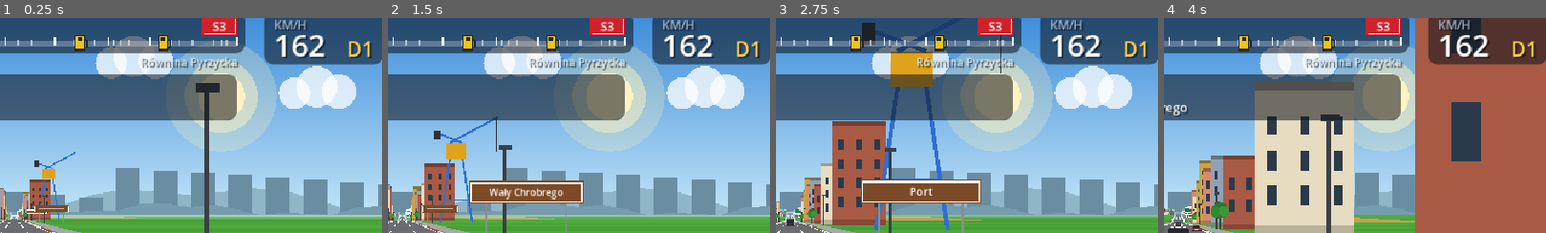
Above: before the commit, frames 1-4 (left to right).
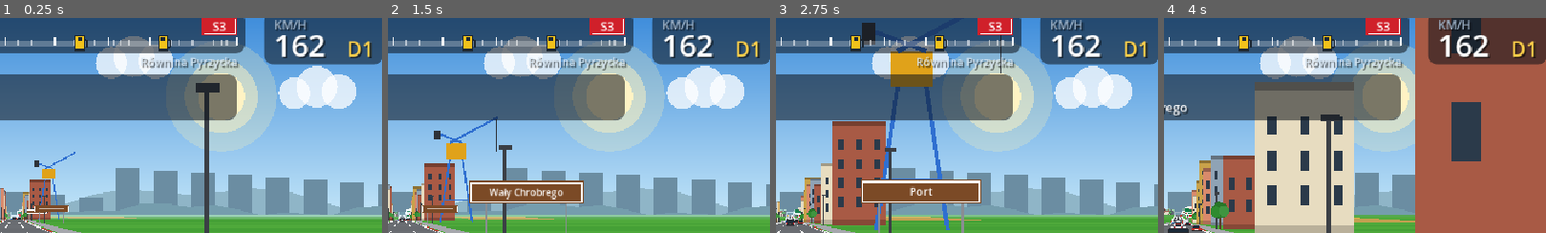
Above: after the commit, the same moments.

Repository: wickedpatrick/road-race
Game: Godot game, scene res://tests/drive_bench.tscn
The game is run twice, just before and just after one commit, with the same random seed, the same clock (stepped at 60 frames per second) and the same inputs. This scene is started directly instead of the project's main scene.
Inputs (mouse positions are % of the whole screen's width and height, from its top left):
- Up to frame 1 (0.25 s): no input
- Up to frame 2 (1.5 s): tap Enter at 0.5 s; move the mouse to (72, 45) at 0.52 s; hold D (right) 0.53-1.25 s; tap X at 0.6 s; click (72, 45) at 0.67 s; tap Space at 0.77 s; drag from (30, 55) to (45, 70) at 1.27 s
- Up to frame 3 (2.75 s): move the mouse to (60, 28) at 2.02 s; hold D (right) from 2.03 s (still down); tap Enter at 2.1 s
- Up to frame 4 (4 s): release D (right) at 2.75 s; drag from (45, 70) to (20, 35) at 2.77 s; move the mouse to (80, 65) at 3.52 s; hold A (left) from 3.53 s (still down); tap T at 3.6 s; tap Space at 3.77 s
The pictures show only the part of the screen within x 48-98%, y 4-54%; the shares and areas given below are measured in that part.

The runs differ from the first frame. In frame 1, less than 0.1% of the frame differs, in the area x 2-6%, y 92-94%; in frame 2, less than 0.1%; in frame 3, less than 0.1%; in frame 4, less than 0.1%, in the area x 2-7%, y 91-97%.

Commit message:
Traffic drawn up to ~430 m ahead (was ~90 m) without haze; dev scenes open borderless without stealing focus
Co-Authored-By: Claude Opus 5.5 <noreply@anthropic.com>

Diff:
--- a/src/view/world_view.gd
+++ b/src/view/world_view.gd
@@ -12,6 +12,7 @@
 const CURVE_K := 0.0028
 const CAR_UNIT := 0.0086 ## metres per painter unit
 const PARTICLES := 70
+const MIN_CAR_SCALE := 0.008 ## traffic is drawn up to ~430 m ahead (it used to vanish beyond ~90 m)
 const ITEM_FADE := 0.8 ## objects fade out of the haze from this share of the drawing distance
 
 var race: Race
@@ -132,7 +133,10 @@
 ## so trees, buildings and cars come out of the haze instead of popping in at the edge of the drawing distance.
 func _item_fog(n: int) -> float:
 	var f := clampf((float(n) - N * 0.45) / (N * 0.55), 0.0, 1.0) * 0.75
-	return maxf(f, smoothstep(N * ITEM_FADE, float(N), float(n)))
+	return maxf(f, _edge_fade(n))
+
+func _edge_fade(n: int) -> float:
+	return smoothstep(N * ITEM_FADE, float(N), float(n))
 
 func _draw() -> void:
 	if race == null:
@@ -286,6 +290,7 @@
 		if its != null:
 			for it in its:
 				_draw_item(it, n, cam_x, cam_y, cam_z)
+		_b.fog = _edge_fade(n) # traffic matters for driving: no haze, only coming into view at the far edge
 		for ci in _buckets[n]:
 			_draw_traffic_car(tcars[ci], n, cam_x, cam_y, cam_z)
 		if not race.police.is_empty() and int(floor(race.police.z / SEG)) == i:
@@ -414,7 +419,7 @@
 	var px: float = W * 0.5 + s * (o + c.lane_x * Track.ROAD_HALF_WIDTH - cam_x) * W * 0.5
 	var py: float = HORIZON - s * (wy - cam_y) * HORIZON
 	var scale := s * W * 0.5 * CAR_UNIT
-	if scale < 0.04 or (_vis[n] == 0 and py - 4.5 * s * W * 0.5 >= _clip[n]):
+	if scale < MIN_CAR_SCALE or (_vis[n] == 0 and py - 4.5 * s * W * 0.5 >= _clip[n]):
 		return
 	CarPainter.draw_traffic(_b, c.kind, Vector2(px, py), scale, CarPainter.TRAFFIC_COLORS[c.color_idx])
 
--- a/tests/bench.gd
+++ b/tests/bench.gd
@@ -13,6 +13,8 @@
 		us += Time.get_ticks_usec() - t0
 
 func _ready() -> void:
+	DisplayServer.window_set_flag(DisplayServer.WINDOW_FLAG_BORDERLESS, true) # dev runs: no window frame, no focus stealing
+	DisplayServer.window_set_flag(DisplayServer.WINDOW_FLAG_NO_FOCUS, true)
 	DisplayServer.window_set_vsync_mode(DisplayServer.VSYNC_DISABLED)
 	Engine.max_fps = 0
 	var a := OS.get_cmdline_user_args()
--- a/tests/drive_bench.gd
+++ b/tests/drive_bench.gd
@@ -8,6 +8,8 @@
 var last := 0
 
 func _ready() -> void:
+	DisplayServer.window_set_flag(DisplayServer.WINDOW_FLAG_BORDERLESS, true) # dev runs: no window frame, no focus stealing
+	DisplayServer.window_set_flag(DisplayServer.WINDOW_FLAG_NO_FOCUS, true)
 	DisplayServer.window_set_vsync_mode(DisplayServer.VSYNC_DISABLED)
 	Engine.max_fps = 0
 	var a := OS.get_cmdline_user_args()
--- a/tests/world_preview.gd
+++ b/tests/world_preview.gd
@@ -4,6 +4,8 @@
 var view: WorldView
 var t := 0.0
 func _ready() -> void:
+	DisplayServer.window_set_flag(DisplayServer.WINDOW_FLAG_BORDERLESS, true) # dev runs: no window frame, no focus stealing
+	DisplayServer.window_set_flag(DisplayServer.WINDOW_FLAG_NO_FOCUS, true)
 	var args := OS.get_cmdline_user_args()
 	var stage := Route.build(args[0] if args.size() > 0 else "krakow", args[1] if args.size() > 1 else "rzeszow")
 	var season: String = args[2] if args.size() > 2 else "summer"
